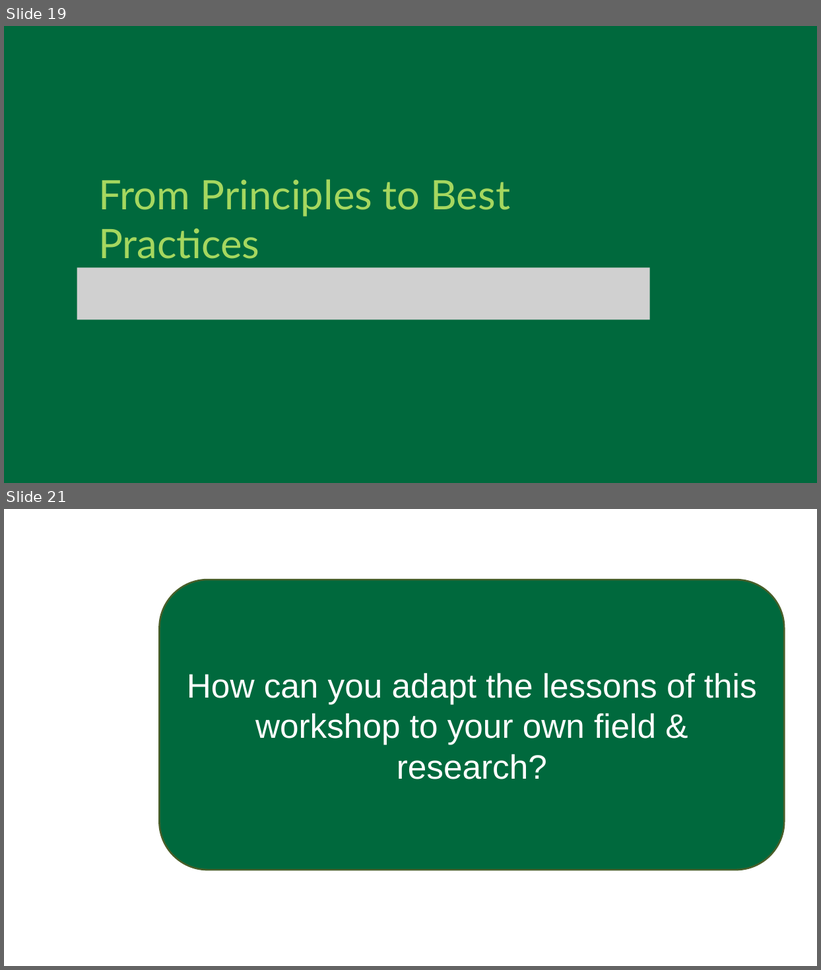
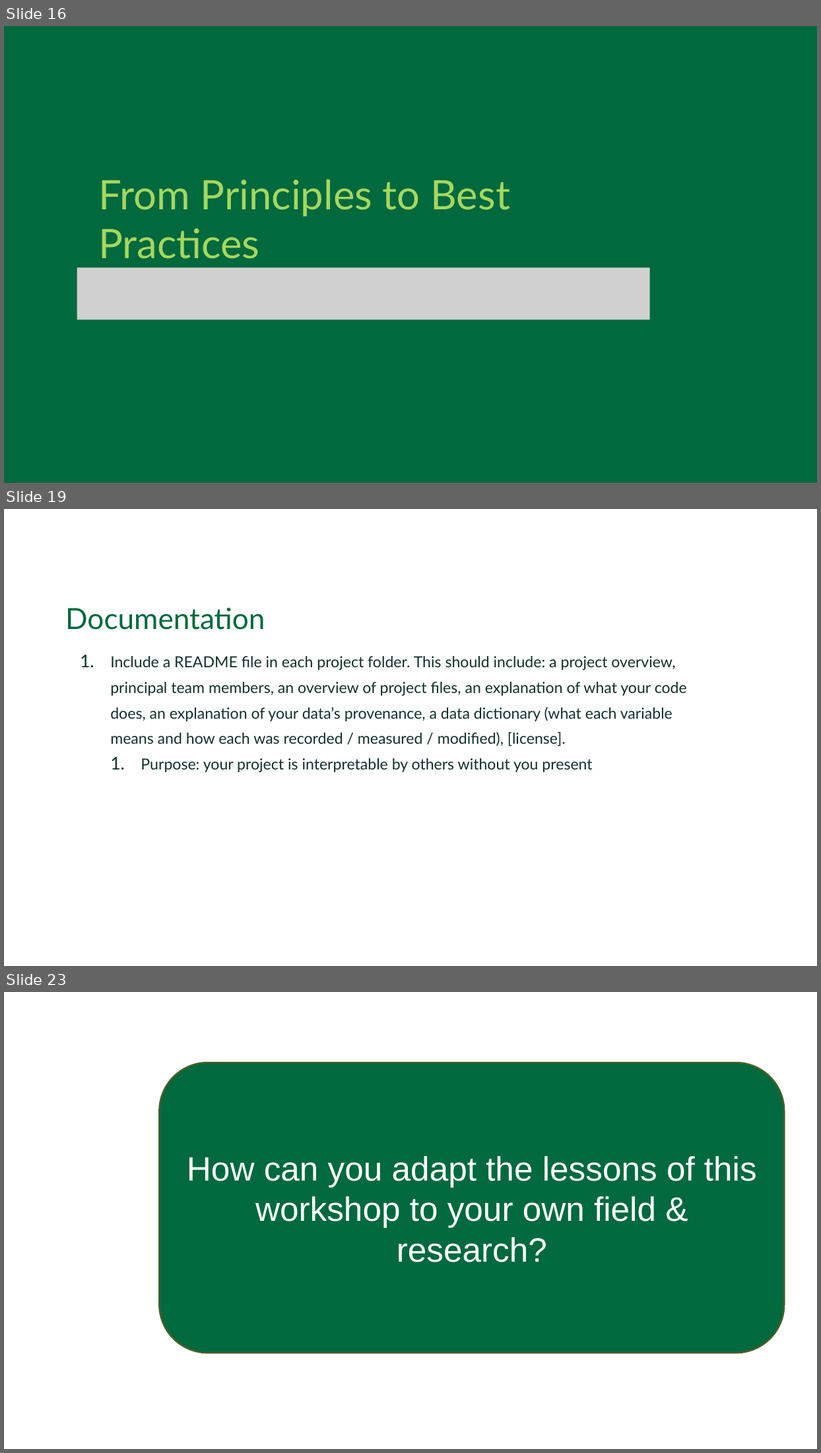
Before and after one commit to Dartmouth-Libraries/r_research-fundamentals_ws, a slide deck: slides/04a_Computation-Research_Best-Practices.pptx. Shown one above the other, each under a label of ours: slides 19 and 21 before the commit, slides 16, 19 and 23 after it; the slides between them are not shown. The pictures are 821x970 and 821x1453 pixels, drawn with LibreOffice and Linux fonts; fonts in the diff are those of the drawing; grey boxes stand for pictures; background and template pictures are left out. Boxes give left, top, right and bottom in pixels: in the first picture for what was removed or moved away, otherwise in the second. Text is boxed around its words. In the diff, an @@ line names an element or a change of style, - is before the commit and + after.

```diff
--- a/slides/04a_Computation-Research_Best-Practices.pptx
+++ b/slides/04a_Computation-Research_Best-Practices.pptx
@@ slide 19 added at [4, 509, 817, 966], background #FFFFFF @@
@@ text added at [65, 607, 265, 630], 34.5 pt, text #00693D @@
+Documentation
@@ text added at [110, 656, 687, 773], 18 pt, text #12312B @@
+  1. Include a README file in each project folder. This should include: a project overview, principal team members, an overview of project files, an explanation of what your code does, an explanation of your data’s provenance, a data dictionary (what each variable means and how each was recorded / measured / modified), [license].
+    1. Purpose: your project is interpretable by others without you present
@@ what was slide 19 is now slide 16 @@
@@ what was slide 21 is now slide 23 @@
```
Also in this commit, not shown: 3 slides changed, 6 other slides added, 5 slides removed.
